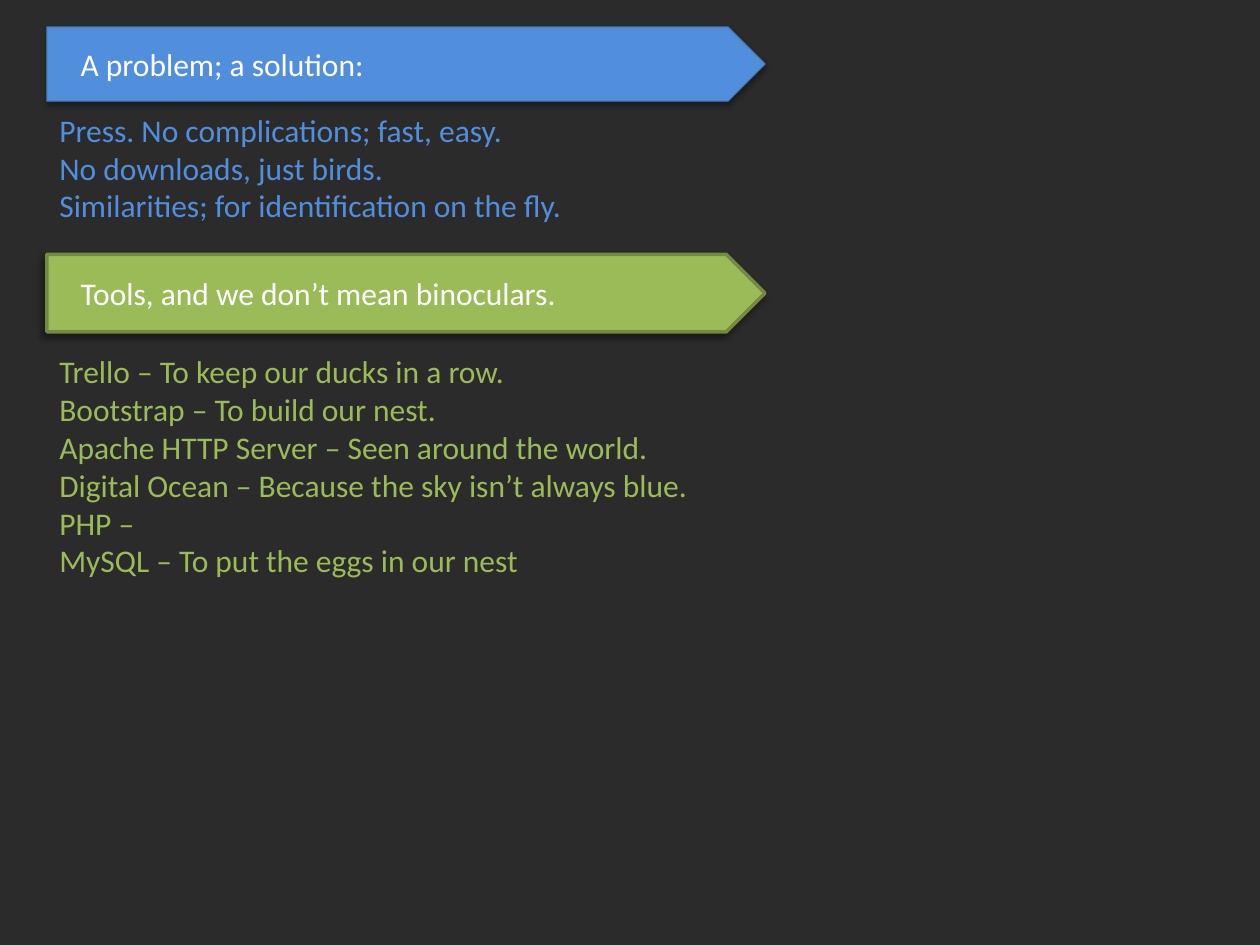
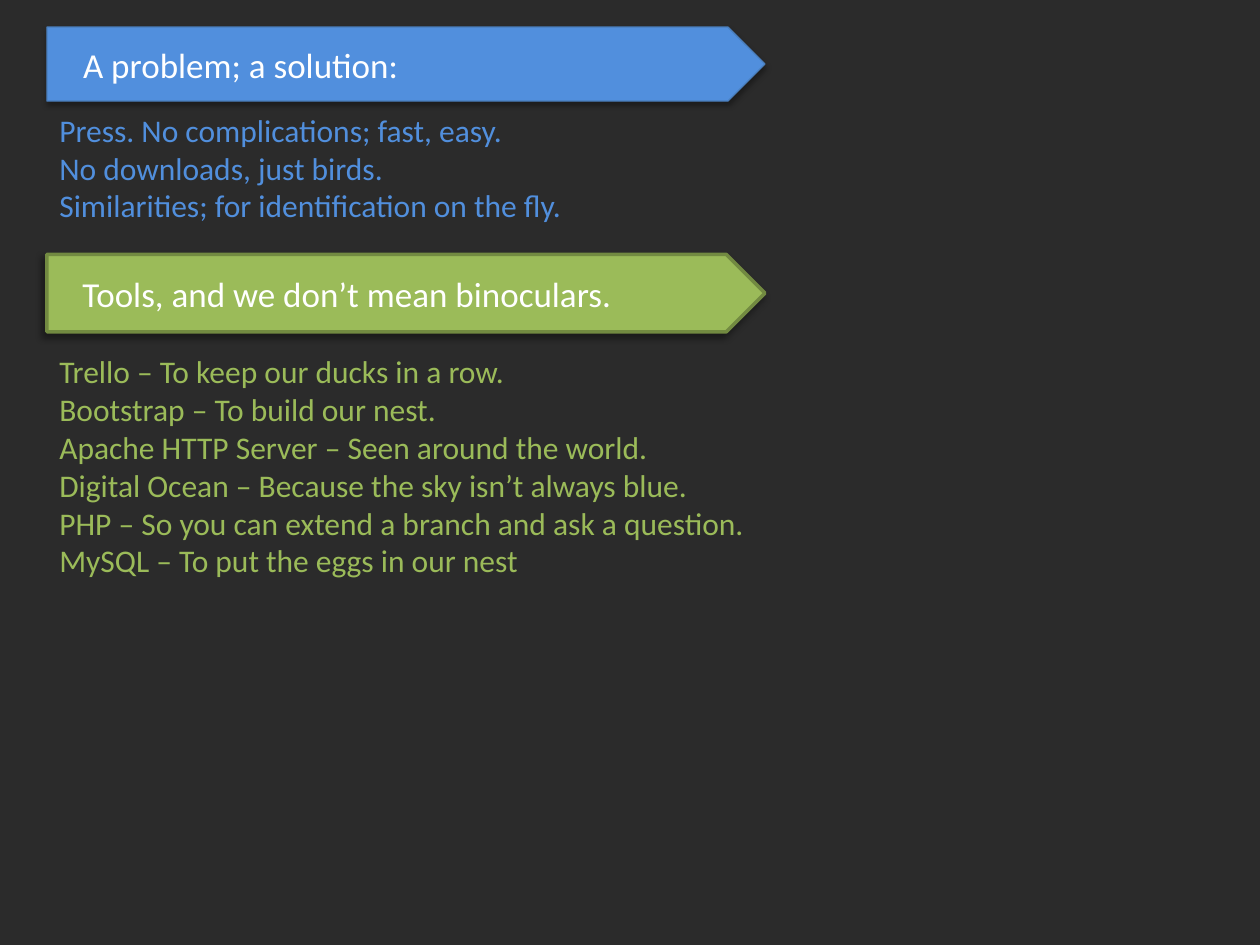
Before and after one commit to cyschneck/Birdbox, a slide deck: slide 1 of Semifinal Presentation.pptx. Drawn at 1260x945 pixels with LibreOffice and Linux fonts; fonts in the diff are those of the drawing; background and template pictures are left out; a plain dark background stands for a picture behind light text. Boxes give left, top, right and bottom in pixels: in the first picture for what was removed or moved away, otherwise in the second. Text is boxed around its words. In the diff, an @@ line names an element or a change of style, - is before the commit and + after.

```diff
--- a/Semifinal Presentation.pptx
+++ b/Semifinal Presentation.pptx
@@ pentagon arrow "A problem; a solution:" at box(47, 26, 765, 101): size 18 to 20 pt @@
@@ pentagon arrow "Tools, and we don’t mean ..." at box(47, 255, 765, 333): size 18 to 20 pt @@
@@ text at box(59, 513, 743, 540): text changed @@
-PHP –
+PHP – So you can extend a branch and ask a question.
```
